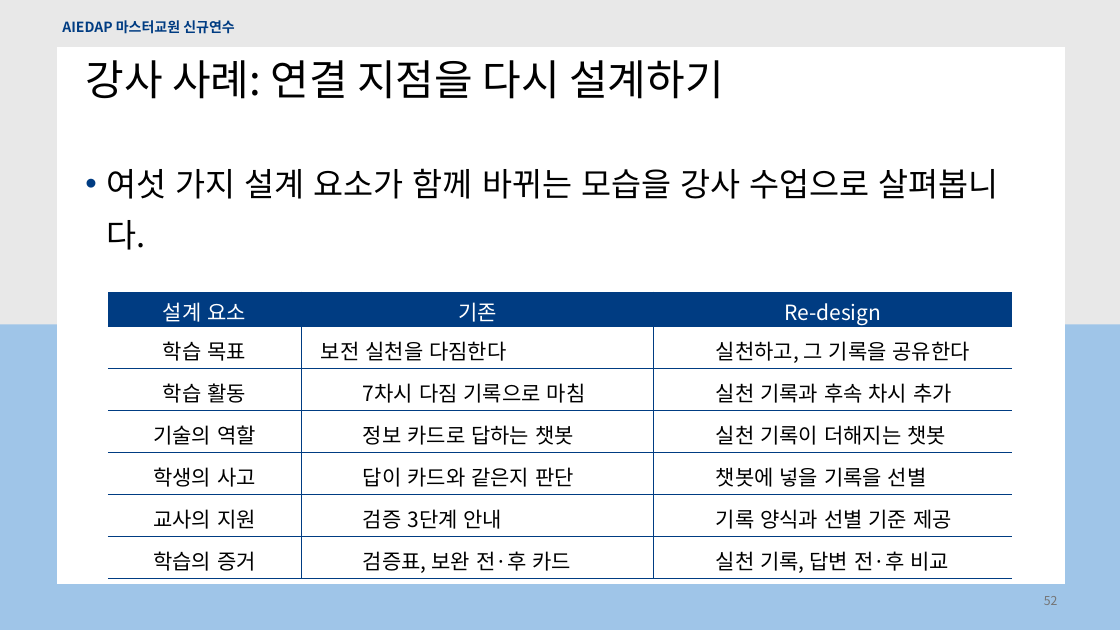
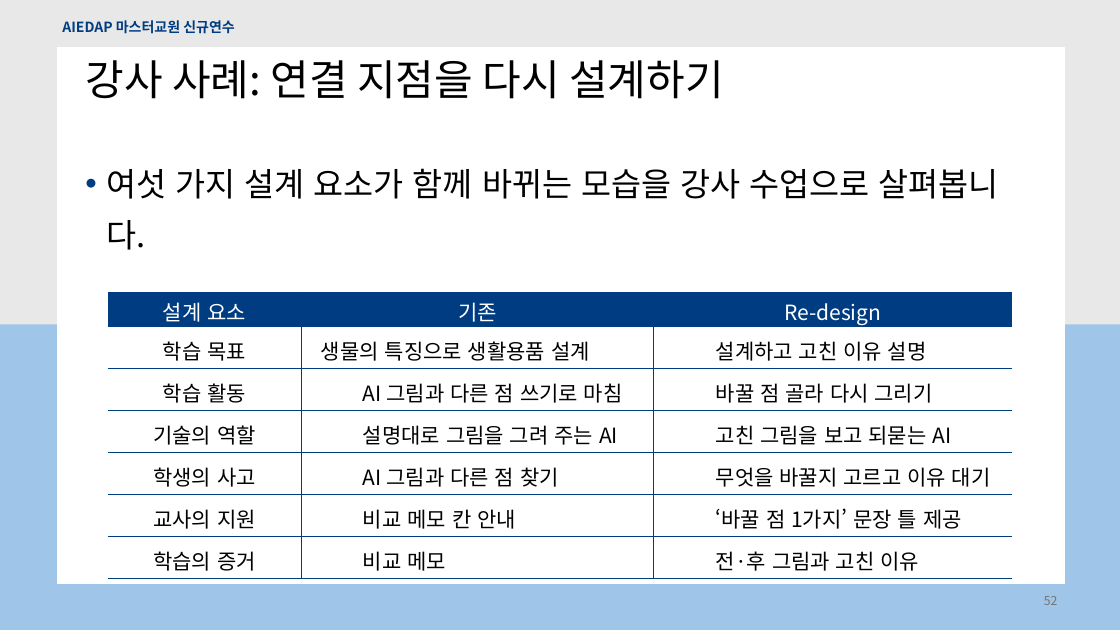
Before and after one commit to hongdonedu/fungigame2026, a slide deck: slide 52 of aiedap/files/m4_choi_1108.pptx. Drawn at 1120x630 pixels with LibreOffice and Linux fonts; fonts in the diff are those of the drawing; background and template pictures are left out. Boxes give left, top, right and bottom in pixels: in the first picture for what was removed or moved away, otherwise in the second. Text is boxed around its words. In the diff, an @@ line names an element or a change of style, - is before the commit and + after.

```diff
--- a/aiedap/files/m4_choi_1108.pptx
+++ b/aiedap/files/m4_choi_1108.pptx
@@ table at <box>108,255,1012,575</box> @@
-row 3, column 2: 보전 실천을 다짐한다
+row 3, column 2: 생물의 특징으로 생활용품 설계
-row 3, column 3: 실천하고, 그 기록을 공유한다
+row 3, column 3: 설계하고 고친 이유 설명
-row 4, column 2: 7차시 다짐 기록으로 마침
+row 4, column 2: AI 그림과 다른 점 쓰기로 마침
-row 4, column 3: 실천 기록과 후속 차시 추가
+row 4, column 3: 바꿀 점 골라 다시 그리기
-row 5, column 2: 정보 카드로 답하는 챗봇
+row 5, column 2: 설명대로 그림을 그려 주는 AI
-row 5, column 3: 실천 기록이 더해지는 챗봇
+row 5, column 3: 고친 그림을 보고 되묻는 AI
-row 6, column 2: 답이 카드와 같은지 판단
+row 6, column 2: AI 그림과 다른 점 찾기
-row 6, column 3: 챗봇에 넣을 기록을 선별
+row 6, column 3: 무엇을 바꿀지 고르고 이유 대기
-row 7, column 2: 검증 3단계 안내
+row 7, column 2: 비교 메모 칸 안내
-row 7, column 3: 기록 양식과 선별 기준 제공
+row 7, column 3: ‘바꿀 점 1가지’ 문장 틀 제공
-row 8, column 2: 검증표, 보완 전·후 카드
+row 8, column 2: 비교 메모
-row 8, column 3: 실천 기록, 답변 전·후 비교
+row 8, column 3: 전·후 그림과 고친 이유
```
Also in this commit, not shown: 10 other slides changed.
